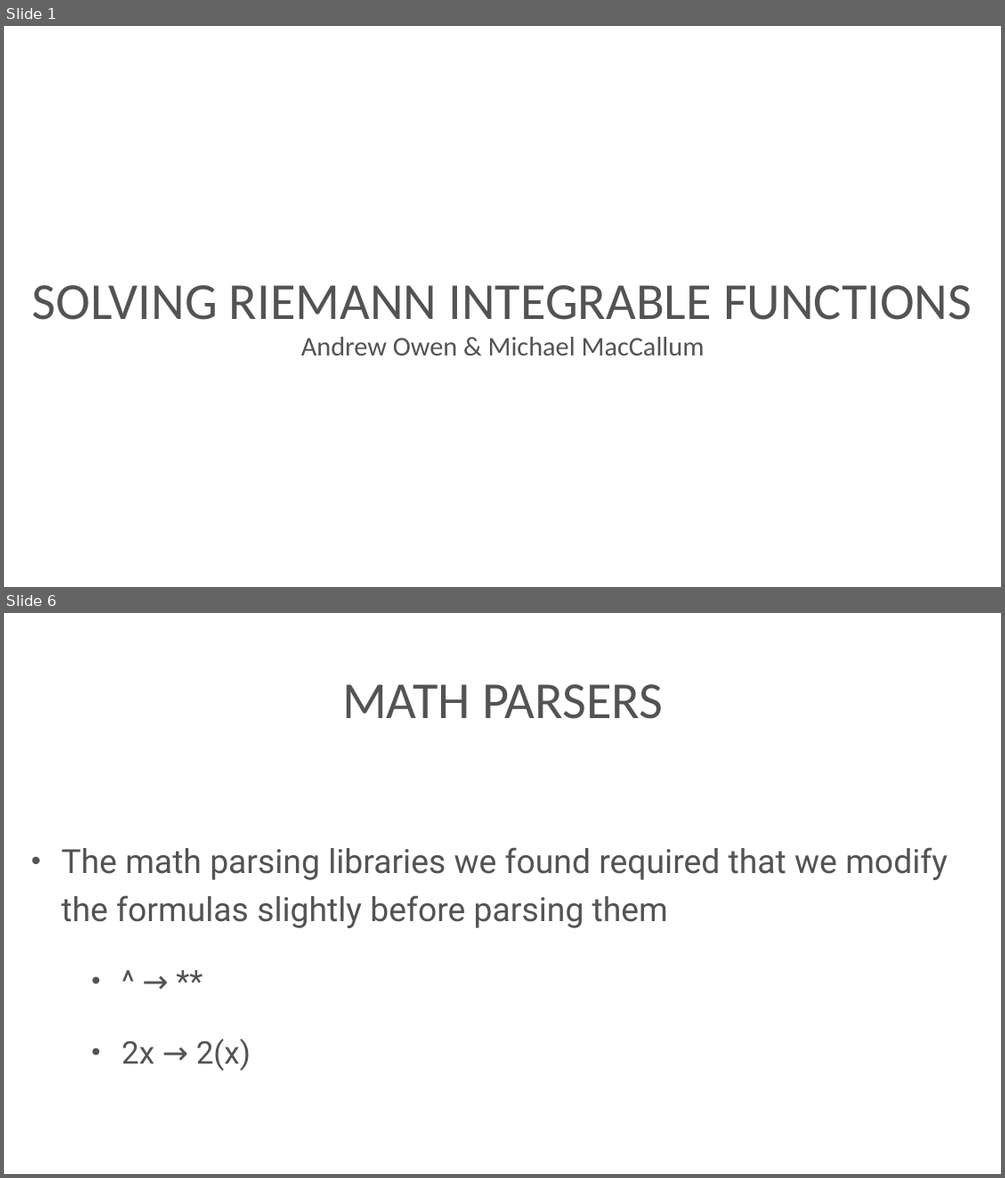
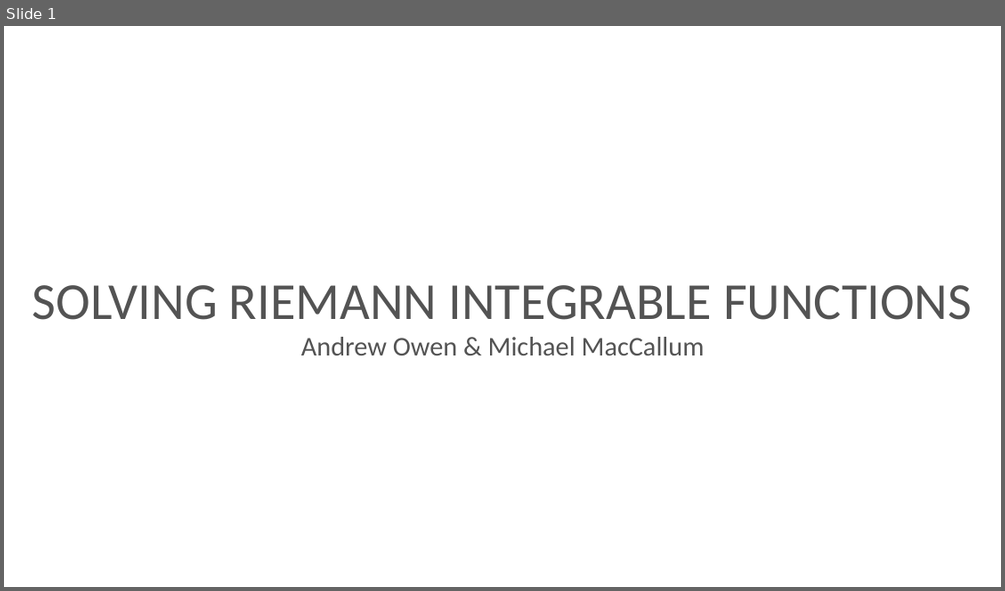
Before and after one commit to NSPostWhenIdle/RiemannSumsProject, a slide deck: Slides/RoughDraft.ppt. Shown one above the other, each under a label of ours: slides 1 and 6 before the commit, slide 1 after it; the slides between them are not shown. The pictures are 1005x1178 and 1005x591 pixels, drawn with LibreOffice and Linux fonts; fonts in the diff are those of the drawing; background and template pictures are left out. Boxes give left, top, right and bottom in pixels: in the first picture for what was removed or moved away, otherwise in the second. Text is boxed around its words. In the diff, an @@ line names an element or a change of style, - is before the commit and + after.

```diff
--- a/Slides/RoughDraft.ppt
+++ b/Slides/RoughDraft.ppt
@@ slide 6 removed at [4,613,1001,1174], background picture (left out) @@
@@ title removed at [342,684,663,719] @@
-MATH PARSERS
@@ text removed at [61,847,947,1070] @@
-• The math parsing libraries we found required that we modify the formulas slightly before parsing them
-    • ^ → **
-    • 2x → 2(x)
```
Also in this commit, not shown: 1 slide changed, 6 slides added, 4 other slides removed, 2 other files.
